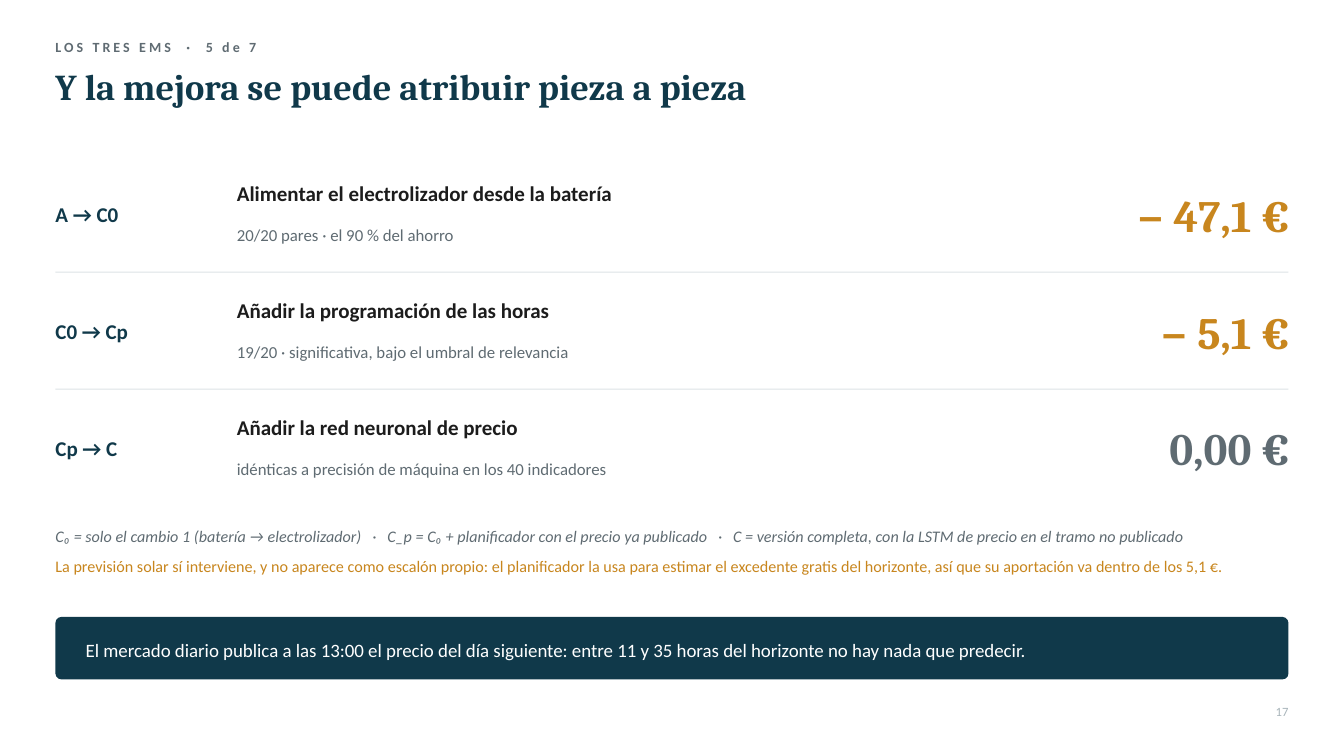
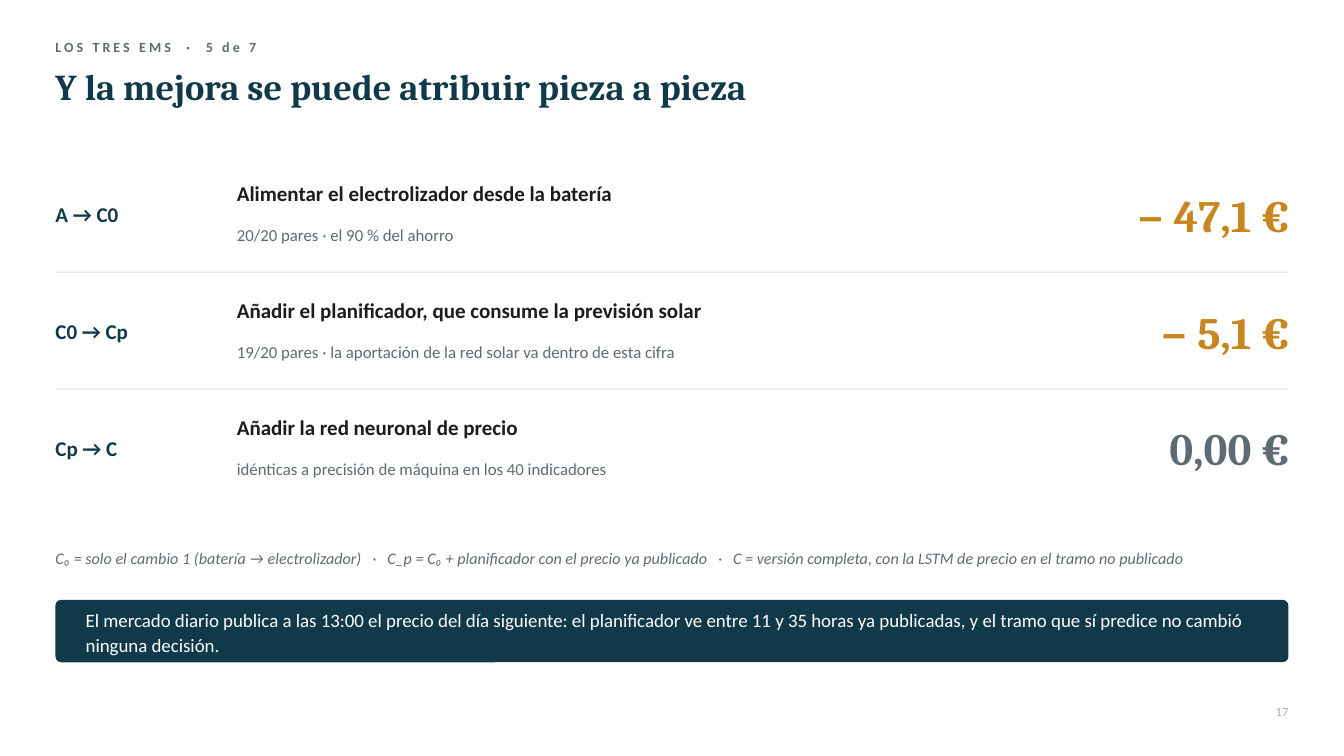
Before and after one commit to FerXxk/multi-energy-station-ems, a slide deck: slide 17 of defensa/OASIS_defensa_TFG.pptx. Drawn at 1344x756 pixels with LibreOffice and Linux fonts; fonts in the diff are those of the drawing. Boxes give left, top, right and bottom in pixels: in the first picture for what was removed or moved away, otherwise in the second. Text is boxed around its words. In the diff, an @@ line names an element or a change of style, - is before the commit and + after.

```diff
--- a/defensa/OASIS_defensa_TFG.pptx
+++ b/defensa/OASIS_defensa_TFG.pptx
@@ text at <box>237,303,702,322</box>: text changed @@
-Añadir la programación de las horas
+Añadir el planificador, que consume la previsión solar
@@ text at <box>237,346,675,361</box>: text changed @@
-19/20 · significativa, bajo el umbral de relevancia
+19/20 pares · la aportación de la red solar va dentro de esta cifra
@@ text "C₀ = solo el cambio ...": place and size @@
-text "C₀ = solo el cambio ..." at <box>55,530,1183,545</box>
+text "C₀ = solo el cambio ..." at <box>55,552,1183,567</box>
@@ text removed at <box>55,560,1206,575</box> @@
-La previsión solar sí interviene, y no aparece como escalón propio: el planificador la usa para estimar el excedente gratis del horizonte, así que su aportación va dentro de los 5,1 €.
@@ rounded rectangle: place and size @@
-rounded rectangle at <box>55,617,1289,680</box>
+rounded rectangle at <box>55,600,1289,662</box>
@@ text at <box>86,614,1242,656</box>: text changed @@
-El mercado diario publica a las 13:00 el precio del día siguiente: entre 11 y 35 horas del horizonte no hay nada que predecir.
+El mercado diario publica a las 13:00 el precio del día siguiente: el planificador ve entre 11 y 35 horas ya publicadas, y el tramo que sí predice no cambió ninguna decisión.
```
Also in this commit, not shown: 2 other slides changed, 3 other files.
